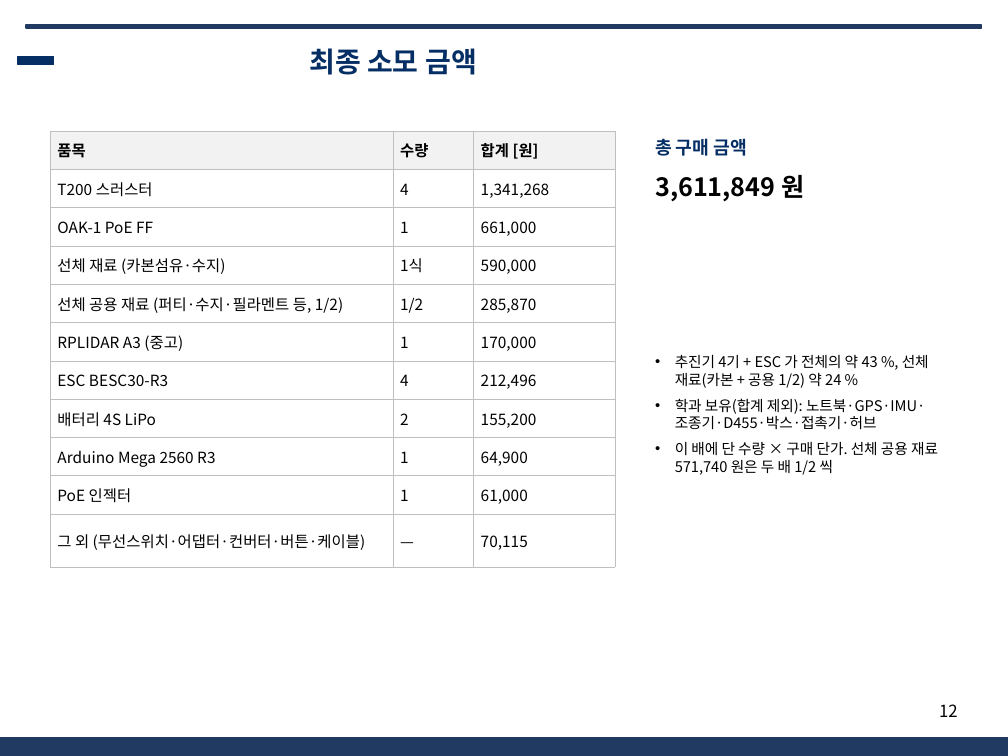
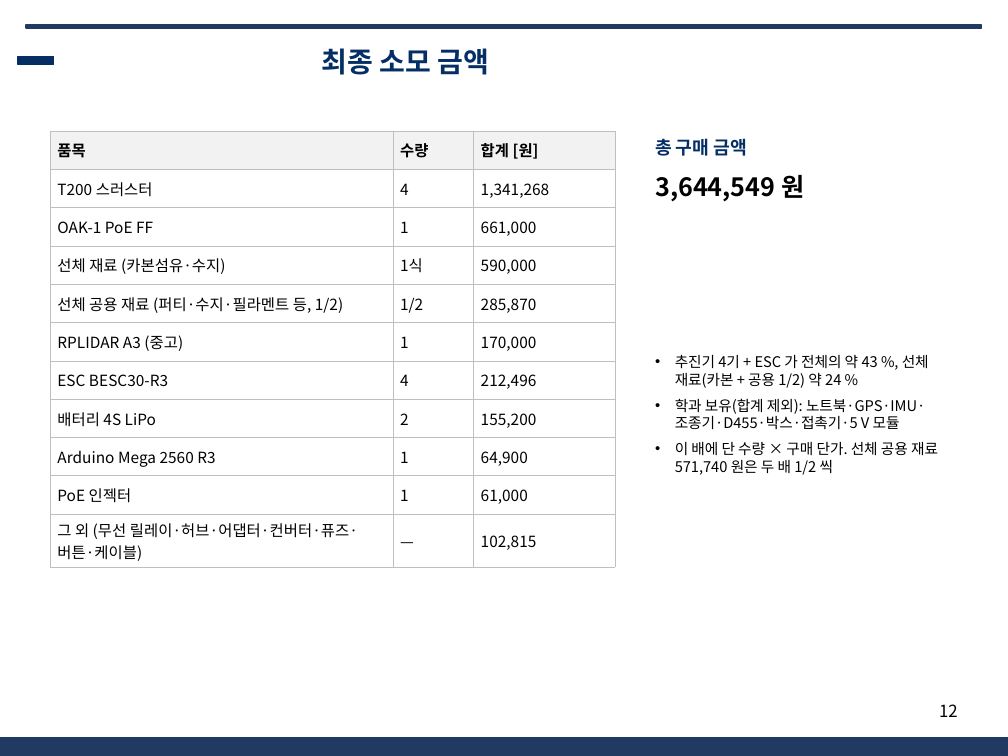
Before and after one commit to unmatsutake377-rgb/ros2_ws, a slide deck: slide 12 of docs/전달용/보고서_분담/발표자료_SSF_B.pptx. Drawn at 1008x756 pixels with LibreOffice and Linux fonts; fonts in the diff are those of the drawing; background and template pictures are left out. Boxes give left, top, right and bottom in pixels: in the first picture for what was removed or moved away, otherwise in the second. Text is boxed around its words. In the diff, an @@ line names an element or a change of style, - is before the commit and + after.

```diff
--- a/docs/전달용/보고서_분담/발표자료_SSF_B.pptx
+++ b/docs/전달용/보고서_분담/발표자료_SSF_B.pptx
@@ title "최종 소모 금액": place and size @@
-title "최종 소모 금액" at [309,48,477,75]
+title "최종 소모 금액" at [321,48,489,75]
@@ table at [50,131,615,565] @@
-row 11, column 1: 그 외 (무선스위치·어댑터·컨버터·버튼·케이블)
+row 11, column 1: 그 외 (무선 릴레이·허브·어댑터·컨버터·퓨즈·버튼·케이블)
-row 11, column 3: 70,115
+row 11, column 3: 102,815
@@ text at [655,175,804,202]: text changed @@
-3,611,849 원
+3,644,549 원
@@ text at [675,398,925,429]: text changed @@
-• 학과 보유(합계 제외): 노트북·GPS·IMU·조종기·D455·박스·접촉기·허브
+• 학과 보유(합계 제외): 노트북·GPS·IMU·조종기·D455·박스·접촉기·5 V 모듈
```
Also in this commit, not shown: 10 other slides changed, 6 other files.
